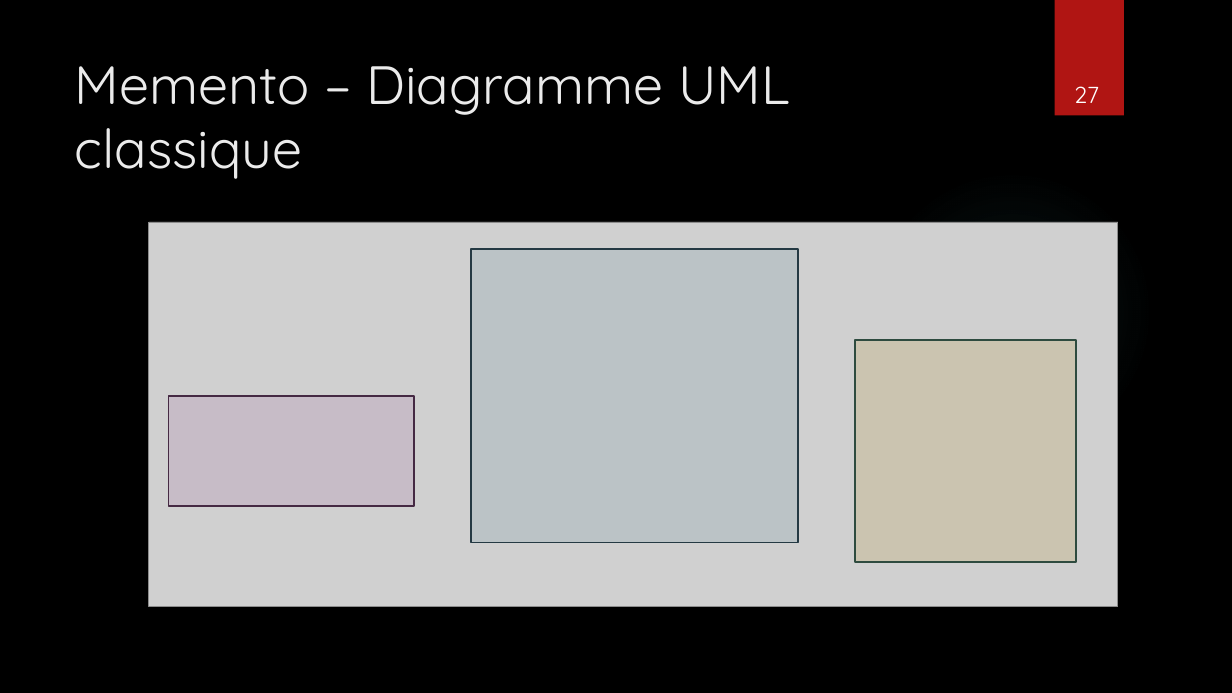
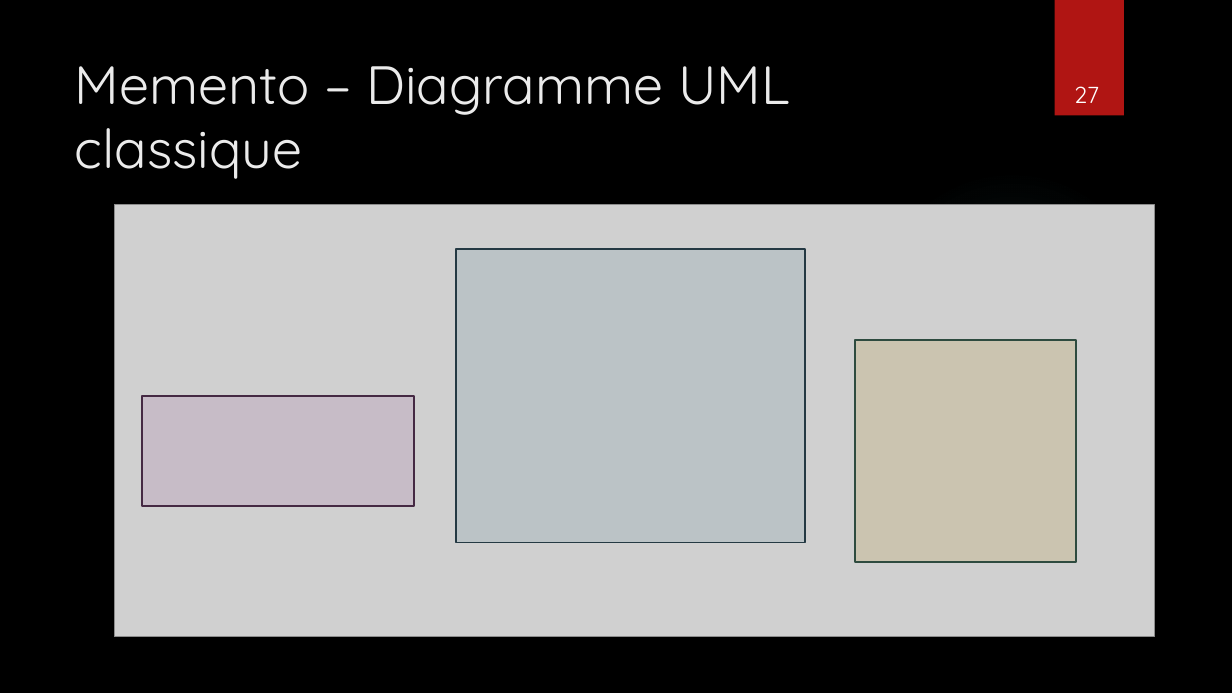
Before and after one commit to rbounatirou/ExemplePatternExpoCDA, a slide deck: slide 27 of PresentationPattern.pptx. Drawn at 1232x693 pixels with LibreOffice and Linux fonts; fonts in the diff are those of the drawing; grey boxes stand for pictures; background and template pictures are left out. Boxes give left, top, right and bottom in pixels: in the first picture for what was removed or moved away, otherwise in the second. Text is boxed around its words. In the diff, an @@ line names an element or a change of style, - is before the commit and + after.

```diff
--- a/PresentationPattern.pptx
+++ b/PresentationPattern.pptx
@@ picture resized from (x1=149, y1=222, x2=1118, y2=606) to (x1=115, y1=204, x2=1155, y2=637) @@
@@ rectangle resized from (x1=470, y1=249, x2=798, y2=543) to (x1=456, y1=249, x2=805, y2=543) @@
@@ rectangle resized from (x1=168, y1=396, x2=413, y2=506) to (x1=142, y1=396, x2=414, y2=506) @@
```
Also in this commit, not shown: 5 other slides changed.
